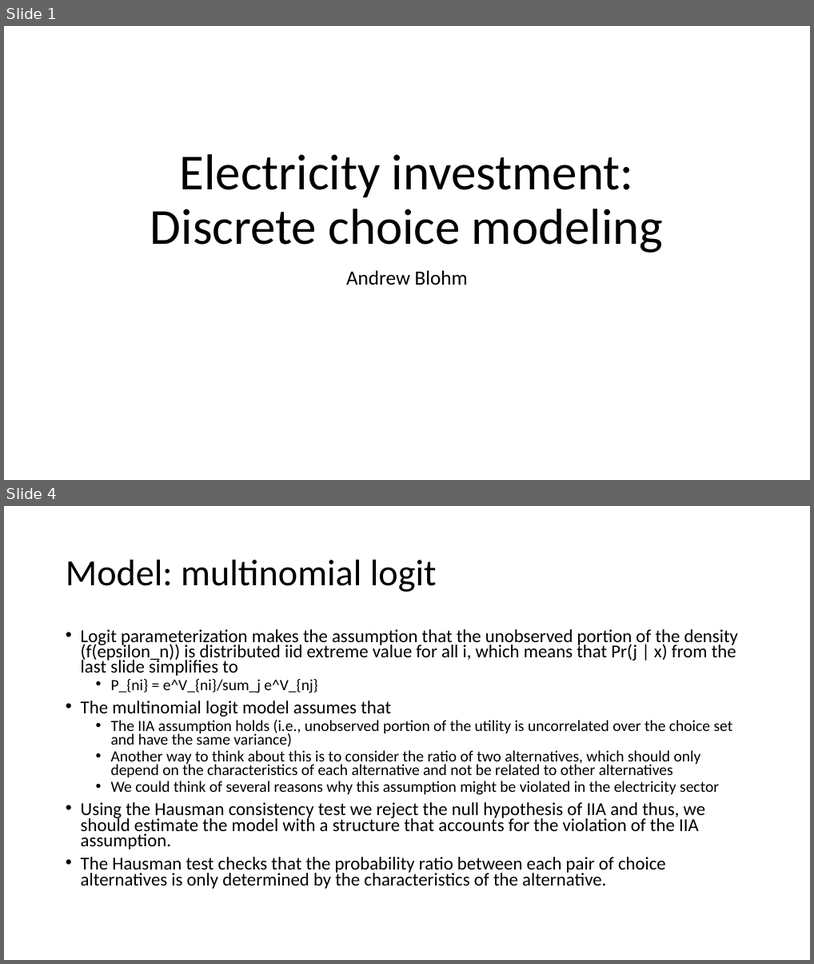
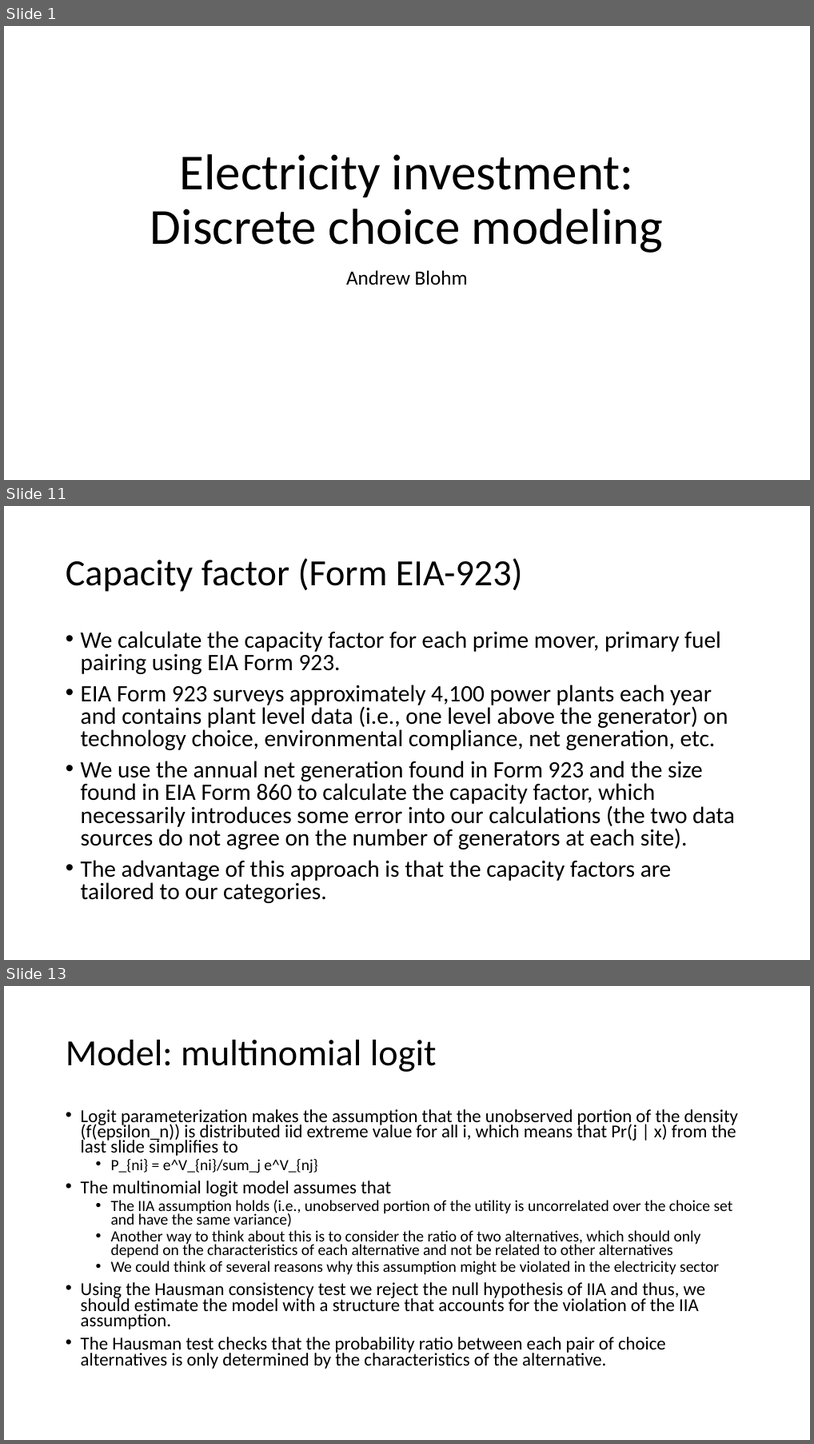
Before and after one commit to andymd26/fuzzy-waffle, a slide deck: doc/Electricity investment.pptx. Shown one above the other, each under a label of ours: slides 1 and 4 before the commit, slides 1, 11 and 13 after it; the slides between them are not shown. The pictures are 814x964 and 814x1444 pixels, drawn with LibreOffice and Linux fonts; fonts in the diff are those of the drawing. Boxes give left, top, right and bottom in pixels: in the first picture for what was removed or moved away, otherwise in the second. Text is boxed around its words. In the diff, an @@ line names an element or a change of style, - is before the commit and + after.

```diff
--- a/doc/Electricity investment.pptx
+++ b/doc/Electricity investment.pptx
@@ slide 11 added at <box>4,506,810,960</box>, background #FFFFFF @@
@@ title added at <box>66,558,523,592</box>, 44 pt, text #000000 @@
+Capacity factor (Form EIA-923)
@@ text added at <box>81,631,735,903</box>, 28 pt, text #000000 @@
+• We calculate the capacity factor for each prime mover, primary fuel pairing using EIA Form 923.
+• EIA Form 923 surveys approximately 4,100 power plants each year and contains plant level data (i.e., one level above the generator) on technology choice, environmental compliance, net generation, etc.
+• We use the annual net generation found in Form 923 and the size found in EIA Form 860 to calculate the capacity factor, which necessarily introduces some error into our calculations (the two data sources do not agree on the number of generators at each site).
+• The advantage of this approach is that the capacity factors are tailored to our categories.
@@ what was slide 4 is now slide 13 @@
```
Also in this commit, not shown: 2 slides changed, 9 other slides added, 2 slides removed, 1 other file.
